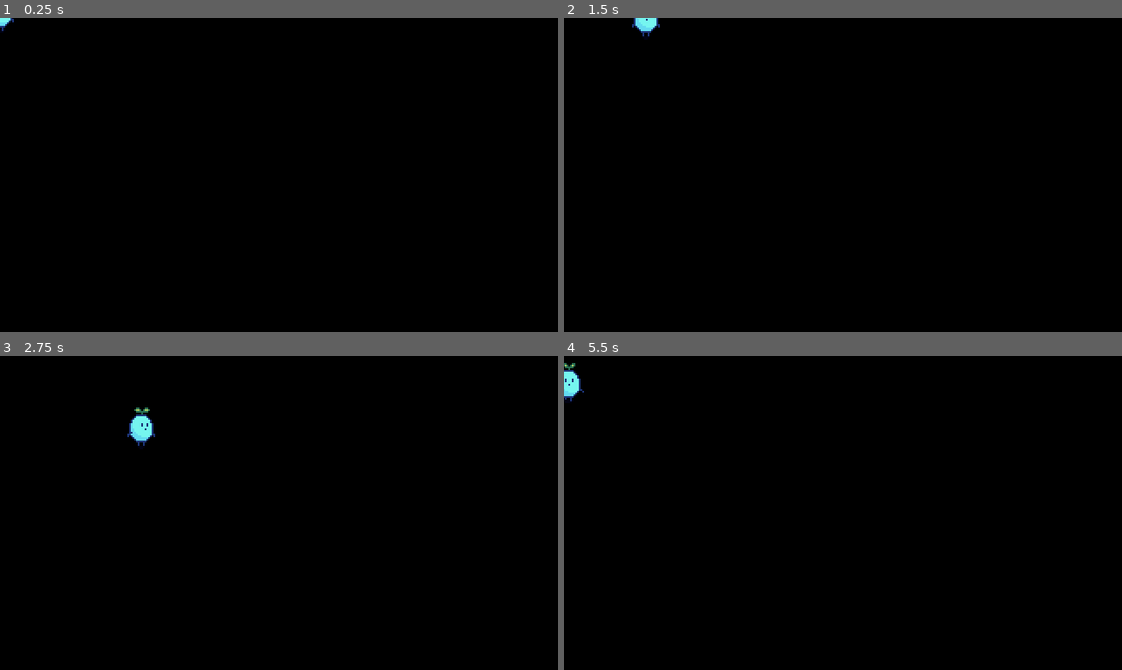
Above: before the commit, frames 1-4 (two rows, left to right).
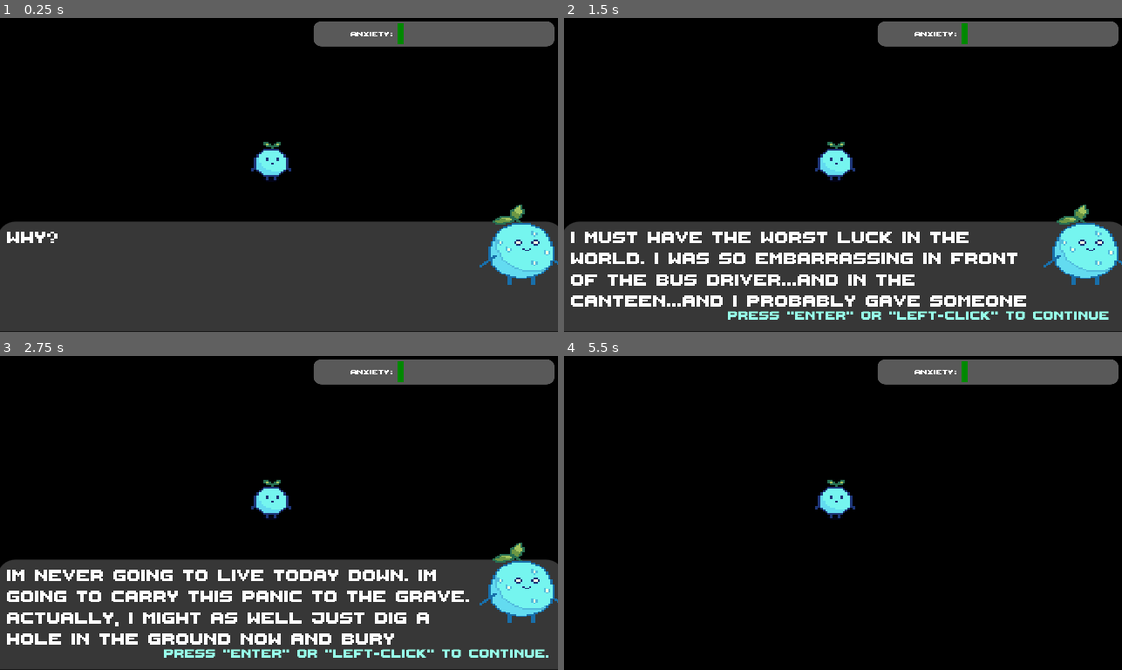
Above: after the commit, the same moments.

Repository: Tkaixiang/Microbform
Game: Godot game, scene res://Rooms/FinalScene.tscn
Two runs of this game, one before a commit and one after it. Both use one fixed random seed, a clock stepped at 60 frames per second and the inputs below. This scene is started directly instead of the project's main scene.
Inputs (mouse positions are in pixels of both pictures, inside the frame that each line leads up to):
- Up to frame 1 (0.25 s): no input
- Up to frame 2 (1.5 s): tap Enter (enter) at 0.5, 0.6 s; move the mouse to (965, 159) at 0.52 s; hold Right (ui_right) 0.53-1.28 s; move the mouse to (731, 190) at 1.27 s; hold Down (ui_down) from 1.28 s (still down); click (731, 190) at 1.35 s
- Up to frame 3 (2.75 s): tap Enter (enter) at 2, 2.1 s; move the mouse to (334, 443) at 2.02 s; release Down (ui_down) at 2.03 s; hold Right (ui_right) from 2.03 s (still down)
- Up to frame 4 (5.5 s): tap Enter (enter) at 2.75, 3.6, 5.1 s; move the mouse to (815, 575) at 2.77 s; release Right (ui_right) at 2.78 s; hold Up (ui_up) 2.78-3.53 s; click (815, 575) at 2.85 s; move the mouse to (1010, 560) at 3.52 s; hold Left (ui_left) 3.53-5.03 s; move the mouse to (675, 465) at 4.27 s; click (675, 465) at 4.35 s; move the mouse to (870, 513) at 5.02 s; hold Down (ui_down) from 5.03 s (still down)

The runs differ from the first frame. In frame 1, 39% of the frame differs, in the area x 0-100%, y 0-100%; in frame 2, 40%; in frame 3, 40%, in the area x 0-100%, y 1-100%; in frame 4, 4.2%.

Commit message:
finalscene

Diff:
--- /dev/null
+++ b/Mindfulhacks/Rooms/FinalScene.gd
@@ -0,0 +1,23 @@
+extends Node2D
+
+onready var player = $Player
+onready var SpeechText = $Player/Camera2D/SpeechText
+var progress = 0
+
+func _ready():
+	SpeechText.connect("allDone", self, "_all_Done")
+	SpeechText.connect("selectedOption", self, "selectedOption")
+	player.movement = false
+	SpeechText.setPic("res://Rooms/mcb_panic.png")
+	SpeechText.addMsg("Why??? Why are so many terrible things happening to me today???")
+	SpeechText.addMsg("I must have the worst luck in the world. I was so embarrassing in front of the bus driver...and in the canteen...and I probably gave someone the wrong directions!!")
+	SpeechText.addMsg("I’m never going to live today down. I’m going to carry this panic to the grave. Actually, I might as well just dig a hole in the ground now and bury myself alive. Time for an eternal nap…")
+	SpeechText.playNext()
+	progress = 1
+
+func _all_Done(type):
+	if (progress == 1):
+		player.activateGhosts("Bus")
+		SpeechText.addMsg("Mcb: woah--!? You! You’ve been following me this whole time, right? ")
+		SpeechText.addMsg("Driver: yeah, because you couldn’t stop feeling guilty about your bus trip.")
+		SpeechText.addMsg('Mcb: Of course not! Remember when I tried to tap in?')
--- a/Mindfulhacks/Rooms/FinalScene.tscn
+++ b/Mindfulhacks/Rooms/FinalScene.tscn
@@ -1,8 +1,32 @@
-[gd_scene load_steps=2 format=2]
+[gd_scene load_steps=5 format=2]
 
 [ext_resource path="res://assets/Player/Player.tscn" type="PackedScene" id=1]
+[ext_resource path="res://Rooms/FinalScene.gd" type="Script" id=2]
+[ext_resource path="res://assets/AnxietyMeter/AnxietyMeter.tscn" type="PackedScene" id=3]
+[ext_resource path="res://assets/Speech Text/SpeechText.tscn" type="PackedScene" id=4]
 
 [node name="FinalScene" type="Node2D"]
+script = ExtResource( 2 )
 
 [node name="Player" parent="." instance=ExtResource( 1 )]
 position = Vector2( -0.631279, 1.81272 )
+
+[node name="Camera2D" type="Camera2D" parent="Player"]
+position = Vector2( 3.78523, 2.66686 )
+z_index = 3
+current = true
+zoom = Vector2( 0.7, 1 )
+
+[node name="AnxietyMeter" parent="Player/Camera2D" instance=ExtResource( 3 )]
+margin_left = 14.3136
+margin_top = -88.3201
+margin_right = 14.3136
+margin_bottom = -88.3201
+rect_scale = Vector2( 0.320433, 0.395057 )
+
+[node name="SpeechText" parent="Player/Camera2D" instance=ExtResource( 4 )]
+margin_left = -112.437
+margin_top = 27.2926
+margin_right = -112.437
+margin_bottom = 27.2926
+rect_scale = Vector2( 0.7, 0.932 )
--- a/Mindfulhacks/Rooms/World.gd
+++ b/Mindfulhacks/Rooms/World.gd
@@ -64,7 +64,7 @@
 		if (meter != null):
 			meter.setAnxietyLevel(anxietyMeter)
 		var player = currentScene.find_node("Player", true, false)
-		if (player != null):
+		if (player != null and doorDones != 3):
 			if (doorDoneState[0] == true):
 				player.activateGhosts("bus")
 			if (doorDoneState[1] == true):
--- a/Mindfulhacks/assets/Player/Player.gd
+++ b/Mindfulhacks/assets/Player/Player.gd
@@ -37,7 +37,6 @@
 	elif (ghost == "street"):
 		streetGhost.visible = true
 
-
 # Runs every single "physics frame"
 func _physics_process(delta): # Delta is how long the last frame took to process
 
--- a/Mindfulhacks/assets/Streets/Streets.gd
+++ b/Mindfulhacks/assets/Streets/Streets.gd
@@ -137,8 +137,8 @@
 		progress = 15
 	elif progress == 16:
 		root.setAnxietyMeter(root.anxietyMeter + 0.05, true)
-		SpeechText.addMsg("You decide to hurry off to the party anyways as you are really running out of time")
-		SpeechText.addMsg("the thought that you might have given the stranger the wrong directions lingers ominously over your head...")
+		SpeechText.addMsg("You decide to hurry off to the party as you are really running late...")
+		SpeechText.addMsg("Your anxiety has reached a peak... leading to the physical manifestation of the stranger haunting you for giving the wrong directions")
 		SpeechText.playNext()
 		progress = 17
 
